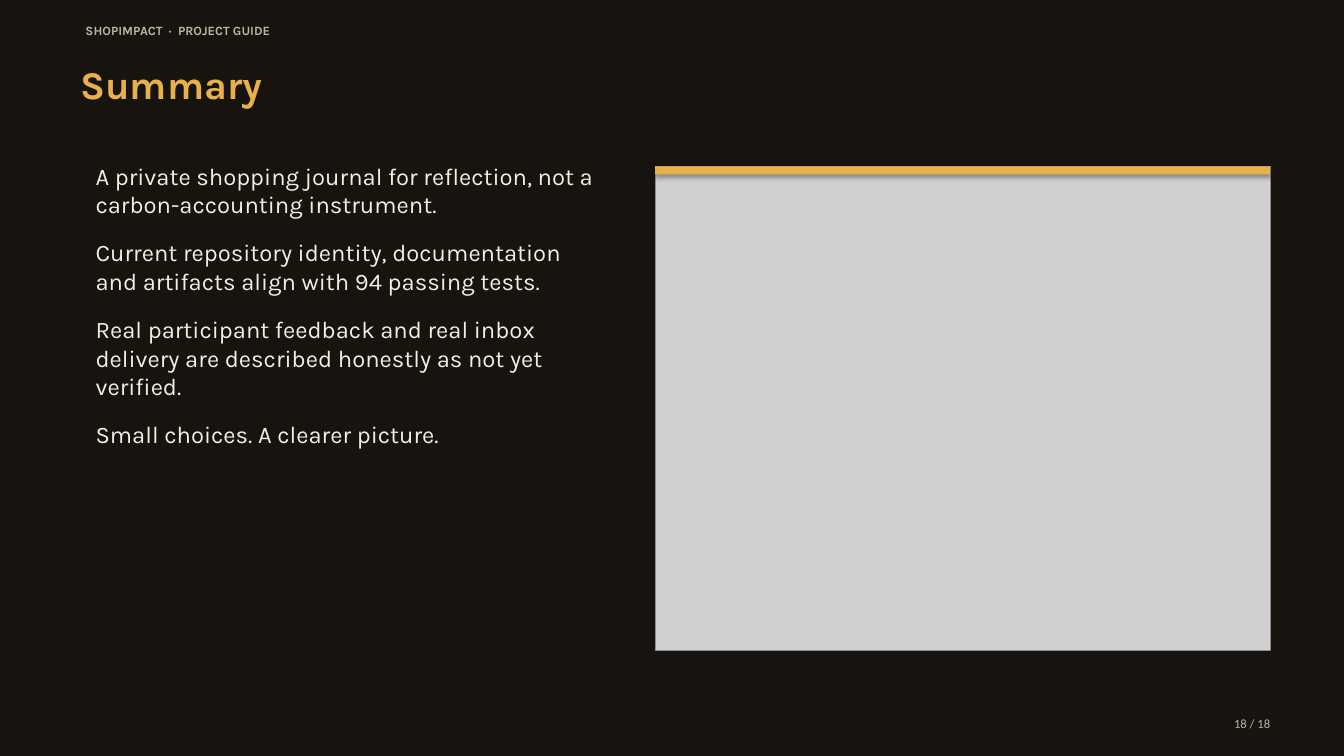
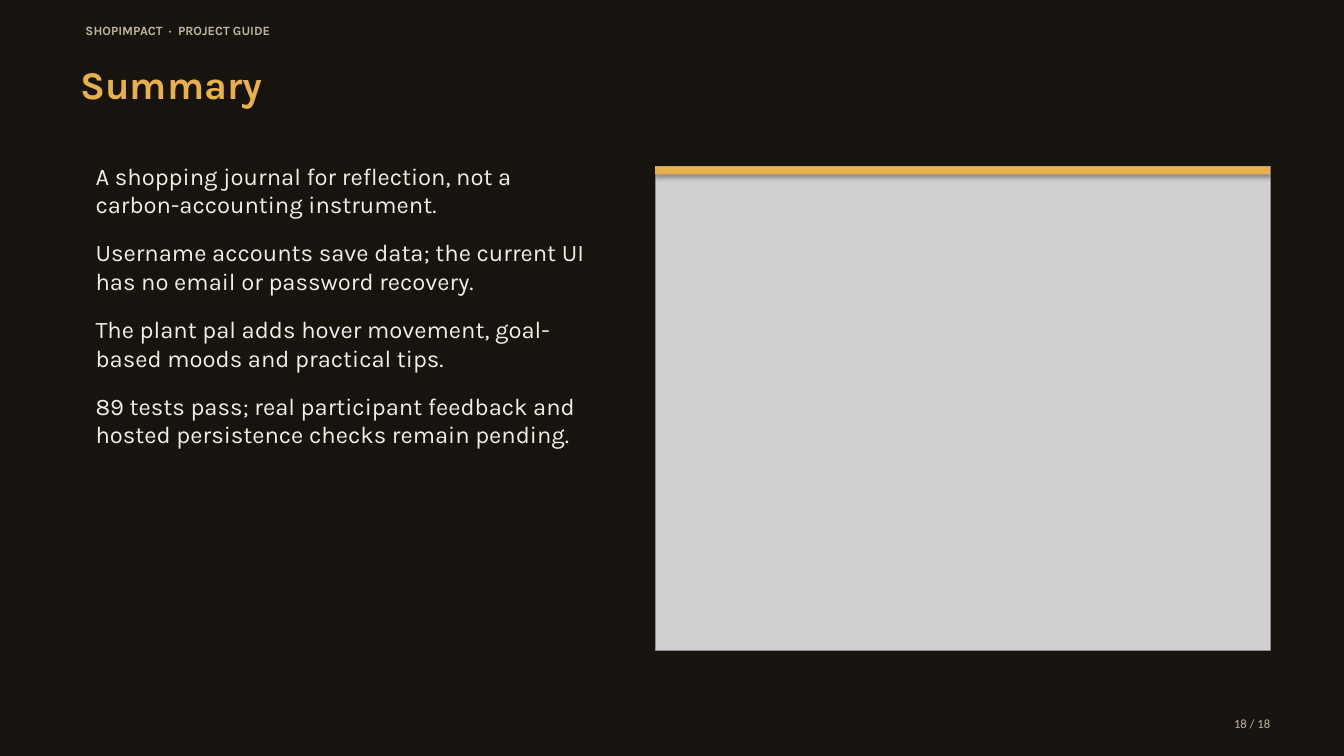
Before and after one commit to kavin-beep/IDAI102_1000527_ShopImpactAI_Kavin-K, a slide deck: slide 18 of output/presentation/ShopImpact_Vibrant_Deck.pptx. Drawn at 1344x756 pixels with LibreOffice and Linux fonts; fonts in the diff are those of the drawing; grey boxes stand for pictures. Boxes give left, top, right and bottom in pixels: in the first picture for what was removed or moved away, otherwise in the second. Text is boxed around its words. In the diff, an @@ line names an element or a change of style, - is before the commit and + after.

```diff
--- a/output/presentation/ShopImpact_Vibrant_Deck.pptx
+++ b/output/presentation/ShopImpact_Vibrant_Deck.pptx
@@ text at (96, 168, 584, 449): text changed @@
-A private shopping journal for reflection, not a carbon-accounting instrument.
-Current repository identity, documentation and artifacts align with 94 passing tests.
-Real participant feedback and real inbox delivery are described honestly as not yet verified.
-Small choices. A clearer picture.
+A shopping journal for reflection, not a carbon-accounting instrument.
+Username accounts save data; the current UI has no email or password recovery.
+The plant pal adds hover movement, goal-based moods and practical tips.
+89 tests pass; real participant feedback and hosted persistence checks remain pending.
```
Also in this commit, not shown: 8 other slides changed, 1 slide added, 1 slide removed, 13 other files.
